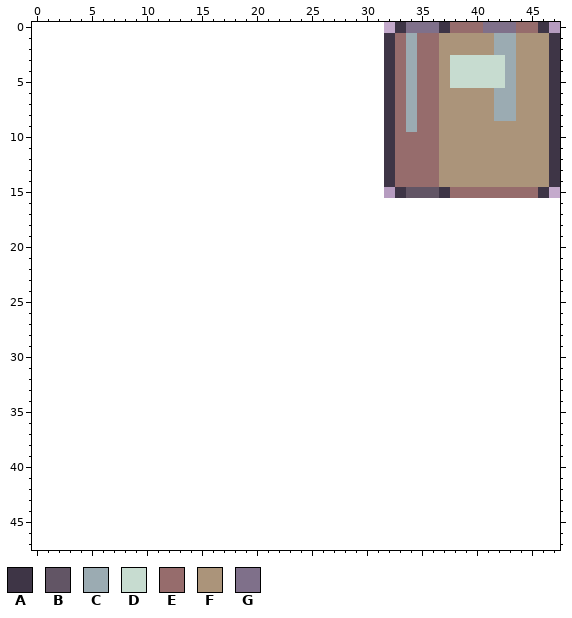
One commit to this pixel-art sprite: gmtk2024/sprites/game_objects/crate.png. Above: the version before the commit.
The file is 16x16 pixels. The old version is drawn lined up with the new one, on the new canvas.
Palette (. is transparent): A #3e3546  B #625565  C #9babb2  D #c7dcd0  E #966c6c  F #ab947a  G #7f708a
Pixels before, first column x 32:
 0 .AGGGAEEEGGGEEA.
 1 AECEEFFFFFCCFFFA
 2 AECEEFFFFFCCFFFA
 3 AECEEFDDDDDCFFFA
 4 AECEEFDDDDDCFFFA
 5 AECEEFDDDDDCFFFA
 6 AECEEFFFFFCCFFFA
 7 AECEEFFFFFCCFFFA
 8 AECEEFFFFFCCFFFA
 9 AECEEFFFFFFFFFFA
10 AEEEEFFFFFFFFFFA
11 AEEEEFFFFFFFFFFA
12 AEEEEFFFFFFFFFFA
13 AEEEEFFFFFFFFFFA
14 AEEEEFFFFFFFFFFA
15 .ABBBAEEEEEEEEA.
And afterwards:
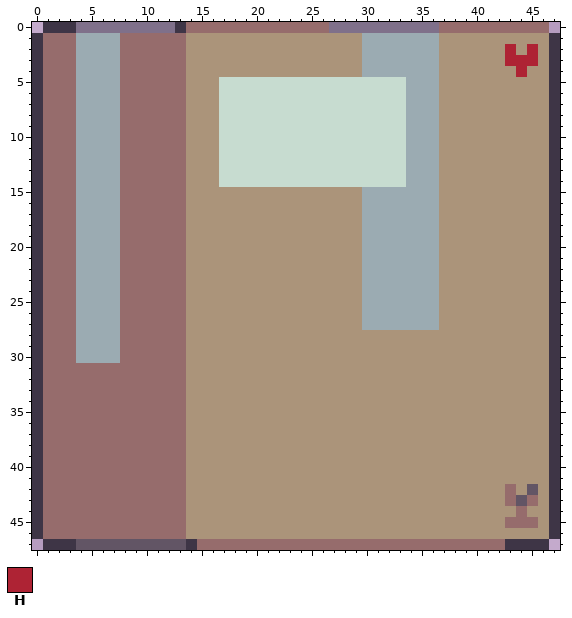
Colours new in this view: H #ae2334
The edit:
canvas 16x16 -> 48x48, the old top-left corner now at 32,0
Changed rows in their new state; - is an unchanged pixel.
first column x 0:
 0 -AAAGGGGGGGGGAEEEEEEEEEEEEEGGGGGGG---E---EEE--E-
 1 AEEECCCCEEEEEEFFFFFFFFFFFFFFFFCCCC-CC-----FF----
 2 AEEECCCCEEEEEEFFFFFFFFFFFFFFFFCCCC-CC-----FH-H--
 3 AEEECCCCEEEEEEFFFFFFFFFFFFFFFFCCCC-CC-FFFFFHHH--
 4 AEEECCCCEEEEEEFFFFFFFFFFFFFFFFCCCC-CC-FFFFFFH---
 5 AEEECCCCEEEEEEFFFDDDDDDDDDDDDDDDDD-CC-FFFFFF----
 6 AEEECCCCEEEEEEFFFDDDDDDDDDDDDDDDDD-CC-----FF----
 7 AEEECCCCEEEEEEFFFDDDDDDDDDDDDDDDDD-CC-----FF----
 8 AEEECCCCEEEEEEFFFDDDDDDDDDDDDDDDDD-CC-----FF----
 9 AEEECCCCEEEEEEFFFDDDDDDDDDDDDDDDDD-CC-----------
10 AEEECCCCEEEEEEFFFDDDDDDDDDDDDDDDDDCCC-----------
11 AEEECCCCEEEEEEFFFDDDDDDDDDDDDDDDDDCCC-----------
12 AEEECCCCEEEEEEFFFDDDDDDDDDDDDDDDDDCCC-----------
13 AEEECCCCEEEEEEFFFDDDDDDDDDDDDDDDDDCCC-----------
14 AEEECCCCEEEEEEFFFDDDDDDDDDDDDDDDDDCCC-----------
15 AEEECCCCEEEEEEFFFFFFFFFFFFFFFFCCCCCCCFFFFFFFFFFA
16 AEEECCCCEEEEEEFFFFFFFFFFFFFFFFCCCCCCCFFFFFFFFFFA
17 AEEECCCCEEEEEEFFFFFFFFFFFFFFFFCCCCCCCFFFFFFFFFFA
18 AEEECCCCEEEEEEFFFFFFFFFFFFFFFFCCCCCCCFFFFFFFFFFA
19 AEEECCCCEEEEEEFFFFFFFFFFFFFFFFCCCCCCCFFFFFFFFFFA
20 AEEECCCCEEEEEEFFFFFFFFFFFFFFFFCCCCCCCFFFFFFFFFFA
21 AEEECCCCEEEEEEFFFFFFFFFFFFFFFFCCCCCCCFFFFFFFFFFA
22 AEEECCCCEEEEEEFFFFFFFFFFFFFFFFCCCCCCCFFFFFFFFFFA
23 AEEECCCCEEEEEEFFFFFFFFFFFFFFFFCCCCCCCFFFFFFFFFFA
24 AEEECCCCEEEEEEFFFFFFFFFFFFFFFFCCCCCCCFFFFFFFFFFA
25 AEEECCCCEEEEEEFFFFFFFFFFFFFFFFCCCCCCCFFFFFFFFFFA
26 AEEECCCCEEEEEEFFFFFFFFFFFFFFFFCCCCCCCFFFFFFFFFFA
27 AEEECCCCEEEEEEFFFFFFFFFFFFFFFFCCCCCCCFFFFFFFFFFA
28 AEEECCCCEEEEEEFFFFFFFFFFFFFFFFFFFFFFFFFFFFFFFFFA
29 AEEECCCCEEEEEEFFFFFFFFFFFFFFFFFFFFFFFFFFFFFFFFFA
30 AEEECCCCEEEEEEFFFFFFFFFFFFFFFFFFFFFFFFFFFFFFFFFA
31 AEEEEEEEEEEEEEFFFFFFFFFFFFFFFFFFFFFFFFFFFFFFFFFA
32 AEEEEEEEEEEEEEFFFFFFFFFFFFFFFFFFFFFFFFFFFFFFFFFA
33 AEEEEEEEEEEEEEFFFFFFFFFFFFFFFFFFFFFFFFFFFFFFFFFA
34 AEEEEEEEEEEEEEFFFFFFFFFFFFFFFFFFFFFFFFFFFFFFFFFA
35 AEEEEEEEEEEEEEFFFFFFFFFFFFFFFFFFFFFFFFFFFFFFFFFA
36 AEEEEEEEEEEEEEFFFFFFFFFFFFFFFFFFFFFFFFFFFFFFFFFA
37 AEEEEEEEEEEEEEFFFFFFFFFFFFFFFFFFFFFFFFFFFFFFFFFA
38 AEEEEEEEEEEEEEFFFFFFFFFFFFFFFFFFFFFFFFFFFFFFFFFA
39 AEEEEEEEEEEEEEFFFFFFFFFFFFFFFFFFFFFFFFFFFFFFFFFA
40 AEEEEEEEEEEEEEFFFFFFFFFFFFFFFFFFFFFFFFFFFFFFFFFA
41 AEEEEEEEEEEEEEFFFFFFFFFFFFFFFFFFFFFFFFFFFFFFFFFA
42 AEEEEEEEEEEEEEFFFFFFFFFFFFFFFFFFFFFFFFFFFFFEFBFA
43 AEEEEEEEEEEEEEFFFFFFFFFFFFFFFFFFFFFFFFFFFFFEBEFA
44 AEEEEEEEEEEEEEFFFFFFFFFFFFFFFFFFFFFFFFFFFFFFEFFA
45 AEEEEEEEEEEEEEFFFFFFFFFFFFFFFFFFFFFFFFFFFFFEEEFA
46 AEEEEEEEEEEEEEFFFFFFFFFFFFFFFFFFFFFFFFFFFFFFFFFA
47 -AAABBBBBBBBBBAEEEEEEEEEEEEEEEEEEEEEEEEEEEEAAAA-
Where, in picture pixels (left, top, right, bottom), the same in both pictures:
changed: (32, 22, 560, 550)
